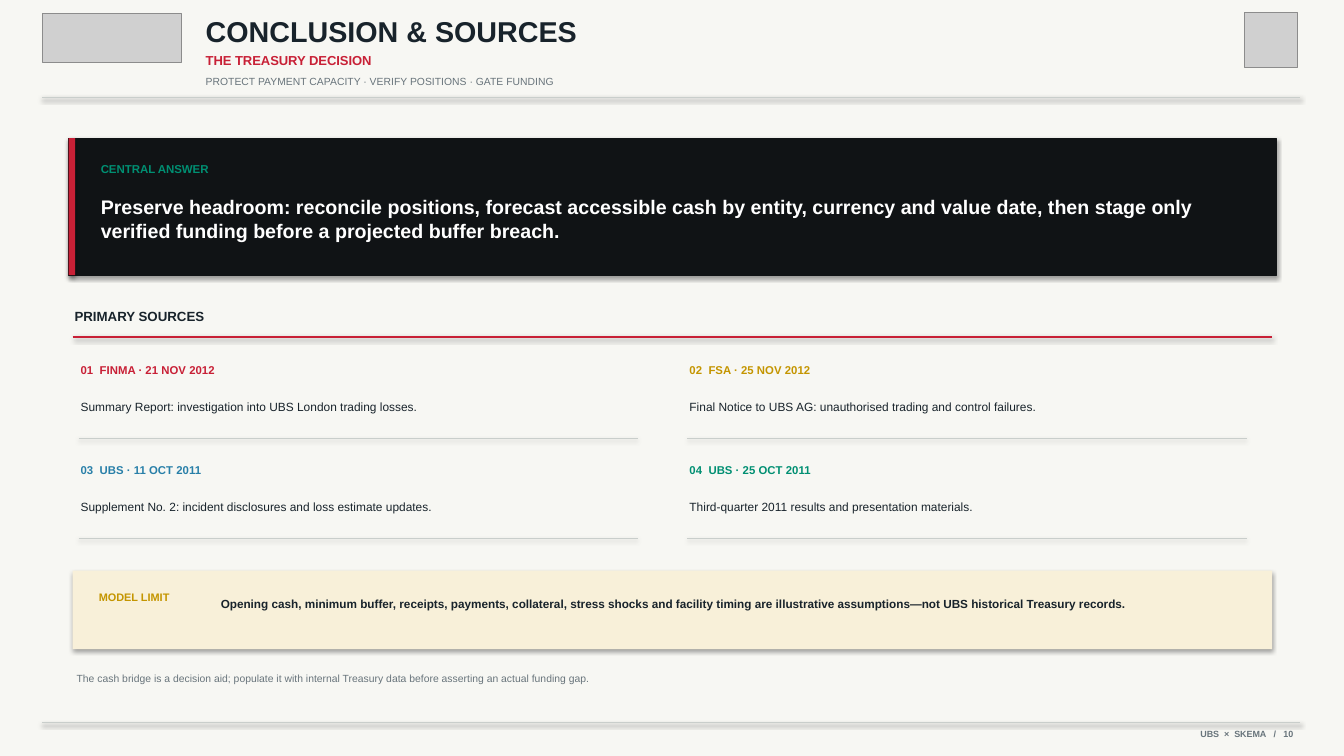
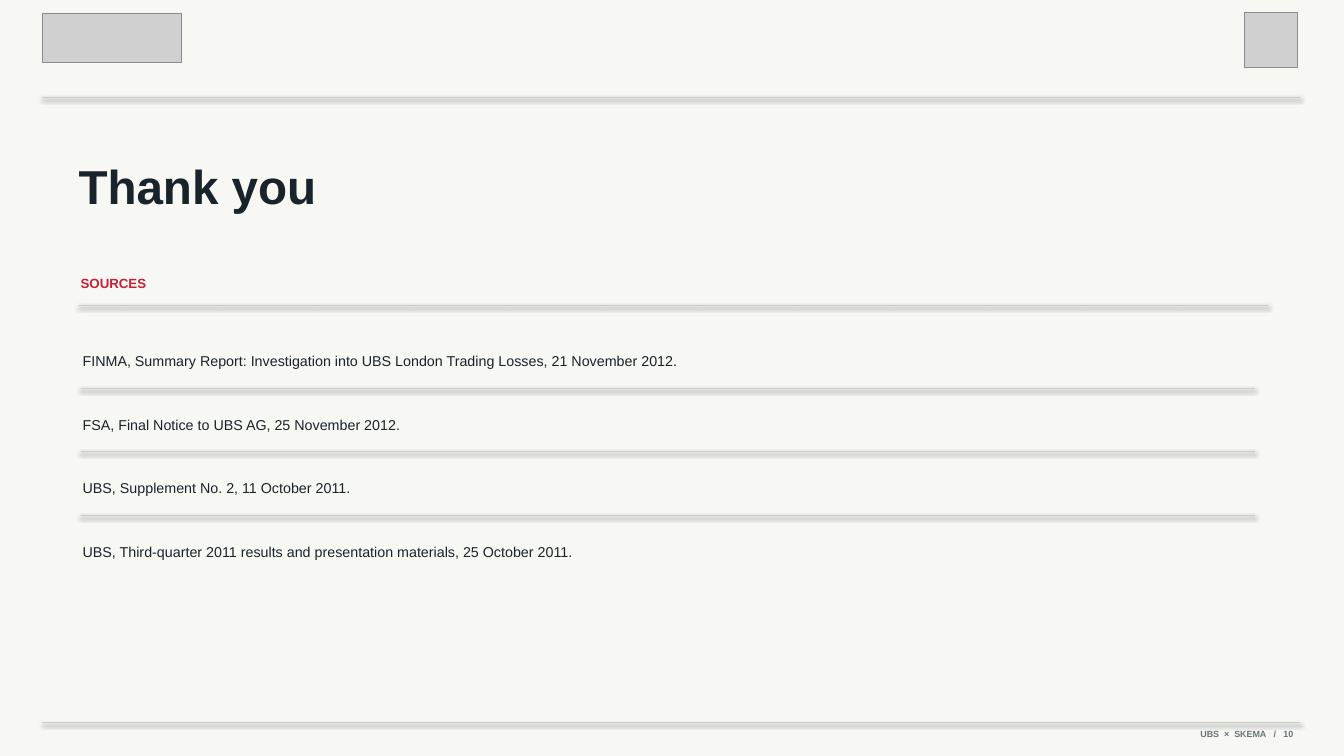
Before and after one commit to Calvin29990/SKEMA-FRONT, a slide deck: slide 10 of documents/ubs-treasury-risk-presentation-10-slides.pptx. Drawn at 1344x756 pixels with LibreOffice and Linux fonts; fonts in the diff are those of the drawing; grey boxes stand for pictures. Boxes give left, top, right and bottom in pixels: in the first picture for what was removed or moved away, otherwise in the second. Text is boxed around its words. In the diff, an @@ line names an element or a change of style, - is before the commit and + after.

```diff
--- a/documents/ubs-treasury-risk-presentation-10-slides.pptx
+++ b/documents/ubs-treasury-risk-presentation-10-slides.pptx
@@ text removed at (206,22,577,43) @@
-CONCLUSION & SOURCES
@@ text removed at (206,56,372,65) @@
-THE TREASURY DECISION
@@ text removed at (206,78,553,85) @@
-PROTECT PAYMENT CAPACITY · VERIFY POSITIONS · GATE FUNDING
@@ rectangle removed at (69,138,76,275) @@
@@ text "Thank you": place and size @@
-text "Thank you" at (69,138,1276,275)
+text "Thank you" at (79,169,316,213)
@@ text "Thank you" at (79,169,316,213): fill #101315 to none; outline #101315 0.8 pt to none; shadow off @@
@@ text at (79,169,316,213): text added @@
+Thank you
@@ text removed at (101,165,209,173) @@
-CENTRAL ANSWER
@@ text removed at (101,199,1192,242) @@
-Preserve headroom: reconcile positions, forecast accessible cash by entity, currency and value date, then stage only verified funding before a projected buffer breach.
@@ text at (81,278,147,288): text changed; text colour #18232B to #C82036 @@
-PRIMARY SOURCES
+SOURCES
@@ line moved from (73, 337) - (1272, 337) to (79, 306) - (1268, 306) @@
@@ line (79, 306) - (1268, 306): stroke #C82036 1.6 pt to #C9CECB 1 pt @@
@@ text at (83,355,677,369): text changed; size 8.5 to 10.2 pt @@
-Summary Report: investigation into UBS London trading losses.
+FINMA, Summary Report: Investigation into UBS London Trading Losses, 21 November 2012.
@@ text removed at (81,366,214,374) @@
-01 FINMA · 21 NOV 2012
@@ line added from (81, 388) to (1255, 388), #C9CECB 0.55 pt @@
@@ text removed at (689,366,810,374) @@
-02 FSA · 25 NOV 2012
@@ text at (83,419,400,432): text changed; size 8.5 to 10.2 pt @@
-Final Notice to UBS AG: unauthorised trading and control failures.
+FSA, Final Notice to UBS AG, 25 November 2012.
@@ line removed from (688, 439) to (1247, 439) @@
@@ text removed at (81,466,201,474) @@
-03 UBS · 11 OCT 2011
@@ line added from (81, 452) to (1255, 452), #C9CECB 0.55 pt @@
@@ text removed at (689,466,811,474) @@
-04 UBS · 25 OCT 2011
@@ text removed at (81,502,432,514) @@
-Supplement No. 2: incident disclosures and loss estimate updates.
@@ text added at (83,482,351,496), 10.2 pt, text #18232B @@
+UBS, Supplement No. 2, 11 October 2011.
@@ line removed from (79, 538) to (638, 538) @@
@@ line moved from (79, 439) - (638, 439) to (81, 515) - (1255, 515) @@
@@ line (81, 515) - (1255, 515): stroke #C9CECB 0.6 pt to #C9CECB 0.55 pt @@
@@ line removed from (688, 538) to (1247, 538) @@
@@ text at (83,546,573,560): text changed; size 8.5 to 10.2 pt @@
-Third-quarter 2011 results and presentation materials.
+UBS, Third-quarter 2011 results and presentation materials, 25 October 2011.
@@ rectangle removed at (73,571,1272,649) @@
@@ text removed at (99,593,169,601) @@
-MODEL LIMIT
@@ text removed at (221,599,1125,611) @@
-Opening cash, minimum buffer, receipts, payments, collateral, stress shocks and facility timing are illustrative assumptions—not UBS historical Treasury records.
@@ text removed at (77,674,589,684) @@
-The cash bridge is a decision aid; populate it with internal Treasury data before asserting an actual funding gap.
```
Also in this commit, not shown: 1 other slide changed, 2 other files.
